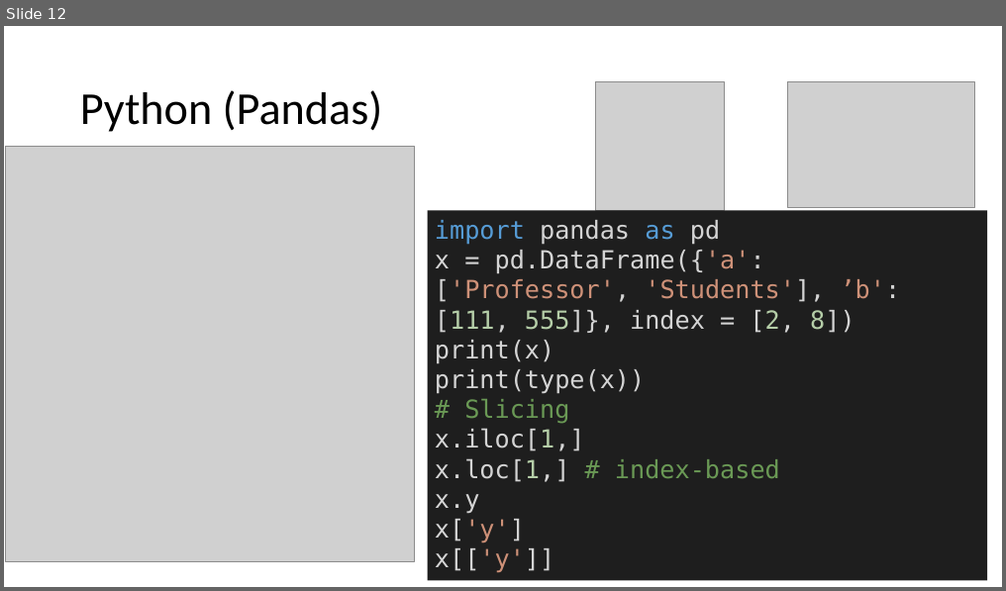
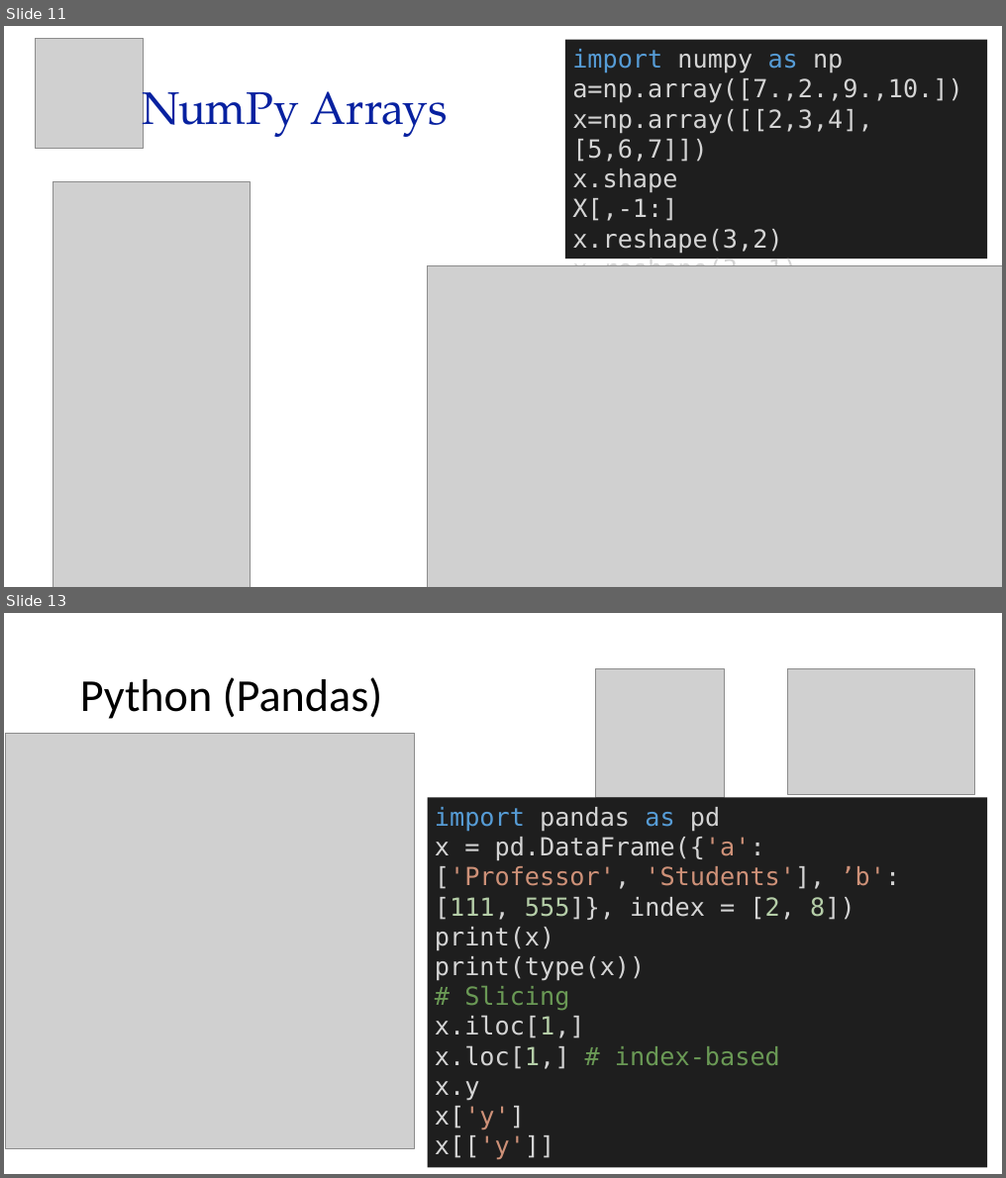
Before and after one commit to mathphysmx/teaching-ml, a slide deck: slides/01_softwareTutorial.pptx. Shown one above the other, each under a label of ours: slide 12 before the commit, slides 11 and 13 after it; the slides between them are not shown. The pictures are 1006x591 and 1006x1178 pixels, drawn with LibreOffice and Linux fonts; fonts in the diff are those of the drawing; grey boxes stand for pictures. Boxes give left, top, right and bottom in pixels: in the first picture for what was removed or moved away, otherwise in the second. Text is boxed around its words. In the diff, an @@ line names an element or a change of style, - is before the commit and + after.

```diff
--- a/slides/01_softwareTutorial.pptx
+++ b/slides/01_softwareTutorial.pptx
@@ slide 11 added at (4,26,1002,587), background #FFFFFF @@
@@ picture added at (35,39,144,149) @@
@@ rectangle added at (565,40,988,259), fill #1E1E1E, 24 pt, text #D4D4D4 @@
+import numpy as np
+a=np.array([7.,2.,9.,10.])
+x=np.array([[2,3,4],[5,6,7]])
+x.shape
+X[,-1:]
+x.reshape(3,2)
+x.reshape(3,-1)
@@ title added at (143,76,448,142), 44 pt, text #0721A0 @@
+NumPy Arrays
@@ picture added at (54,181,251,587) @@
@@ picture added at (428,267,1002,587) @@
@@ what was slide 12 is now slide 13 @@
```
Also in this commit, not shown: 1 slide changed, 1 other slide added, 8 other files.
